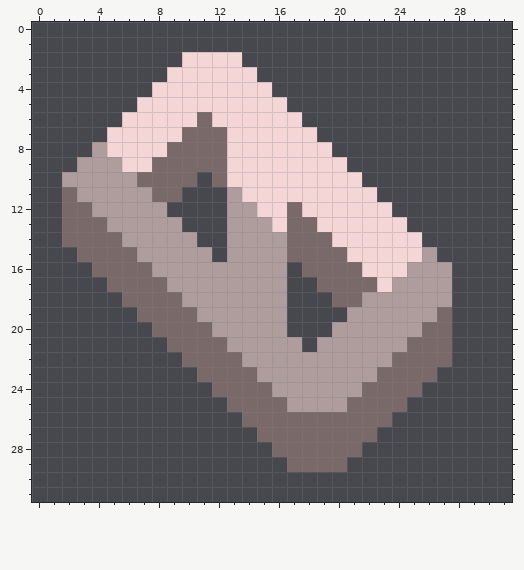
Pixel-art sprite -- sprites/items/simple-frame.png. Above: the version before the commit.
The file is 32x32 pixels.
And afterwards:
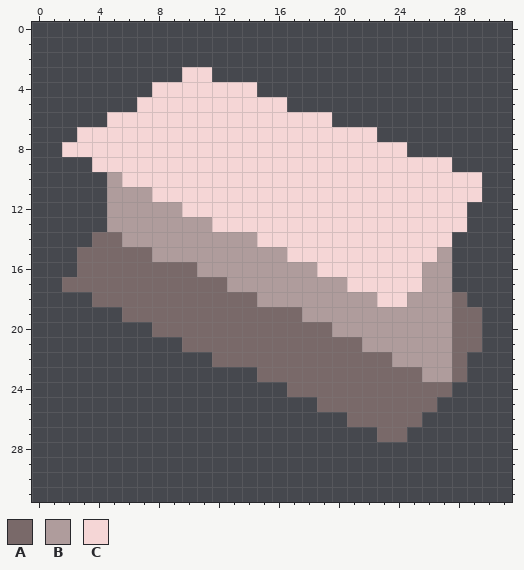
Palette (. is transparent): A #796969  B #af9c9c  C #f5d6d6
Diff:
Colour A now appears in row 16 at x 3; in row 17 at x 2 to 4; in row 18 at x 4 to 5 and 28; in row 19 at x 6, 17 and 28 to 29; in row 20 at x 17 to 19 and 28 to 29; in row 21 at x 18 and 28 to 29.
Colour A now appears in rows 22 to 23 at x 28; in row 24 at x 26 to 27; in row 25 at x 25 to 26; in row 26 at x 24 to 25; in row 27 at x 23 to 24.
The author changed colour B to colour A in row 15 at x 7; in row 16 at x 8 to 10; in row 17 at x 9 to 12; in row 18 at x 10 to 14; in row 19 at x 11 to 16; in row 20 at x 12 to 16.
The author changed colour B to colour A in row 21 at x 13 to 17 and 19 to 21; in row 22 at x 14 to 23; in row 23 at x 15 to 22; in row 24 at x 17 to 21; in row 25 at x 19 to 20.
Colour B now appears in row 12 at x 9; in row 13 at x 10 to 11; in row 14 at x 11 to 12; in row 15 at x 12 and 27; in row 16 at x 17; in row 17 at x 17 to 18.
Colour B now appears in row 18 at x 17 to 19; in row 19 at x 18 to 20; in row 23 at x 27.
The author changed colour A to colour B in row 16 at x 18; in row 17 at x 19 to 20; in row 18 at x 20 to 21; in row 19 at x 27; in row 20 at x 26 to 27; in row 21 at x 25 to 27.
The author changed colour A to colour B in row 22 at x 24 to 27; in row 23 at x 26.
Colour C now appears in row 6 at x 5 and 18 to 19; in row 7 at x 3 to 4 and 19 to 22; in row 8 at x 2 to 3 and 20 to 24; in row 9 at x 21 to 27; in row 10 at x 11 and 22 to 29; in row 11 at x 10 to 12 and 23 to 29.
Colour C now appears in row 12 at x 10 to 12 and 24 to 28; in row 13 at x 12 and 25 to 28; in row 14 at x 26 to 27.
The author changed colour A to colour C in row 6 at x 11; in row 7 at x 10 to 12; in row 8 at x 9 to 12; in row 9 at x 8 to 12; in row 10 at x 7 to 10 and 12; in row 11 at x 8 to 9.
The author changed colour A to colour C in row 12 at x 17; in row 13 at x 17 to 18; in row 14 at x 17 to 19; in row 15 at x 17 to 20; in row 16 at x 19 to 21; in row 17 at x 21 to 22.
The author changed colour B to colour C in row 8 at x 4; in row 9 at x 4 to 5; in row 10 at x 6; in row 11 at x 13; in row 12 at x 13 to 14; in row 13 at x 13 to 15.
The author changed colour B to colour C in row 14 at x 15 to 16; in row 15 at x 26; in row 16 at x 25; in row 17 at x 24 to 25; in row 18 at x 23 to 24.
Colour A is removed in row 11 at x 2; in row 12 at x 2 to 3; in row 13 at x 2 to 4; in row 14 at x 2 to 3; in row 21 at x 9; in row 22 at x 10 to 11.
Colour A is removed in row 23 at x 11 to 14; in row 24 at x 12 to 15; in row 25 at x 13 to 16; in row 26 at x 14 to 20; in row 27 at x 15 to 22; in row 28 at x 16 to 21.
Colour A is removed in row 29 at x 17 to 20.
Colour B is removed in row 9 at x 3; in row 10 at x 2 to 4; in row 11 at x 3 to 4; in row 12 at x 4; in row 24 at x 16; in row 25 at x 17 to 18.
Colour C is removed in row 2 at x 10 to 13; in row 3 at x 9 and 12 to 14; in row 4 at x 15.
